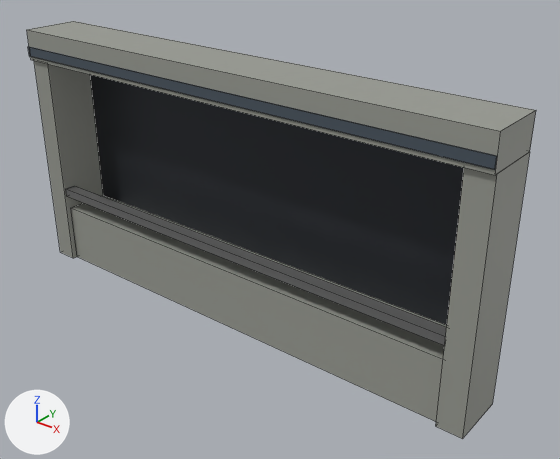
An edit to the FBX model unity/Assets/Models/Buildings/a3005/0/mid-w1.fbx, drawn before and after from the same camera.
One viewpoint serves both versions: a 50 mm lens placed at (5.21, -5.53, 4.89), pointed at (0.45, 0.41, 1.21). The axes (+X, +Y, +Z) are drawn at lower left. The lights are the same throughout. The older version comes first. Mesh edges are drawn as thin lines. Where no turn or scale is listed for an object, it has been applied to the vertices.

The scene before the commit, as lines of its bpy script (objects in view):
```python
me_a3005_0_mid_w1 = bpy.data.meshes.new('a3005/0/mid-w1')
me_a3005_0_mid_w1.from_pydata(...)  # 48 vertices, 42 faces; spans x -3.0..3.0, y -0.11..0.58, z 0.0..3.0
# faces by material slot: [24, 6, 6, 6]
me_a3005_0_mid_w1.materials.append(mat_bd_concrete)  # grey #999b93
me_a3005_0_mid_w1.materials.append(mat_bd_brack)  # dark grey #3c3f45
me_a3005_0_mid_w1.materials.append(mat_bd_blue_roof)  # greyish blue #49545f
me_a3005_0_mid_w1.materials.append(mat_bd_metal)  # grey #7f7f7f
ob_a3005_0_mid_w1 = bpy.data.objects.new('a3005/0/mid-w1', me_a3005_0_mid_w1)
ob_a3005_0_mid_w1.location = (0.0, 0.0, 0.0)
```
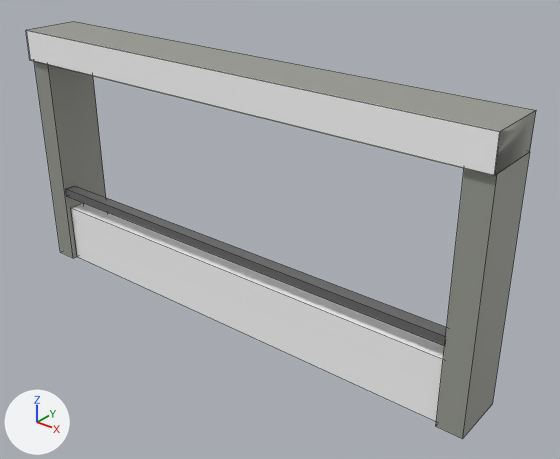
Location of each change, [x1, y1, x2, y2] in pixels of the pictures (560 x 459 px):
'a3005/0/mid-w1', reshaped
    before: [27, 21, 536, 439]
    after: [26, 21, 536, 439]
part 1 of me_a3005_0_mid_w1, cut back
    before: [27, 30, 501, 325]
    after: [26, 30, 501, 176]
part 2 of me_a3005_0_mid_w1, recoloured (grey to white)
    before: [71, 195, 447, 421]
    after: [71, 203, 444, 421]

Edits to the bpy script that builds the scene:
```text
Add mat_bd_white_wall:
    mat_bd_white_wall = principled_material('BD_WHITE_WALL')
    mat_bd_white_wall.base_color = (1.0, 1.0, 1.0)  # white #ffffff
Change me_a3005_0_mid_w1:
    used by ob_a3005_0_mid_w1; location = (0.0, 0.0, 0.0)
    remove me_a3005_0_mid_w1.from_pydata(...)  # 48 vertices, 42 faces; spans x -3.0..3.0, y -0.11..0.58, z 0.0..3.0
    remove me_a3005_0_mid_w1.materials.append(mat_bd_brack)  # dark grey #3c3f45
    remove me_a3005_0_mid_w1.materials.append(mat_bd_blue_roof)  # greyish blue #49545f
    add me_a3005_0_mid_w1.from_pydata(...)  # 42 vertices, 35 faces; spans x -3.0..3.0, y -0.11..0.58, z 0.0..3.0
    me_a3005_0_mid_w1 part 1
    12 vertices are removed from x -3.0..3.0, y -0.11..0.54, z 0.0..2.8
    17 faces are deleted
    2 vertices move from x -2.72..2.72, y 0.54, z 0.72 to x -2.72..2.72, y 0.2, z 0.72
    6 vertices are added at (-3.0, -0.11, 2.64), (-3.0, -0.11, 3.0), (3.0, -0.11, 2.64), (3.0, -0.11, 3.0), (-2.72, 0.2, 0.0), (2.72, 0.2, 0.0)
    1 new face joins them, mat_bd_concrete (grey #999b93)
    9 new faces join them, mat_bd_white_wall (white #ffffff)
    me_a3005_0_mid_w1 part 2: 2 faces spanning x -2.72..2.72, y 0.0..0.2, z 0.0..0.72 switch from mat_bd_concrete (grey #999b93) to mat_bd_white_wall (white #ffffff)
```
